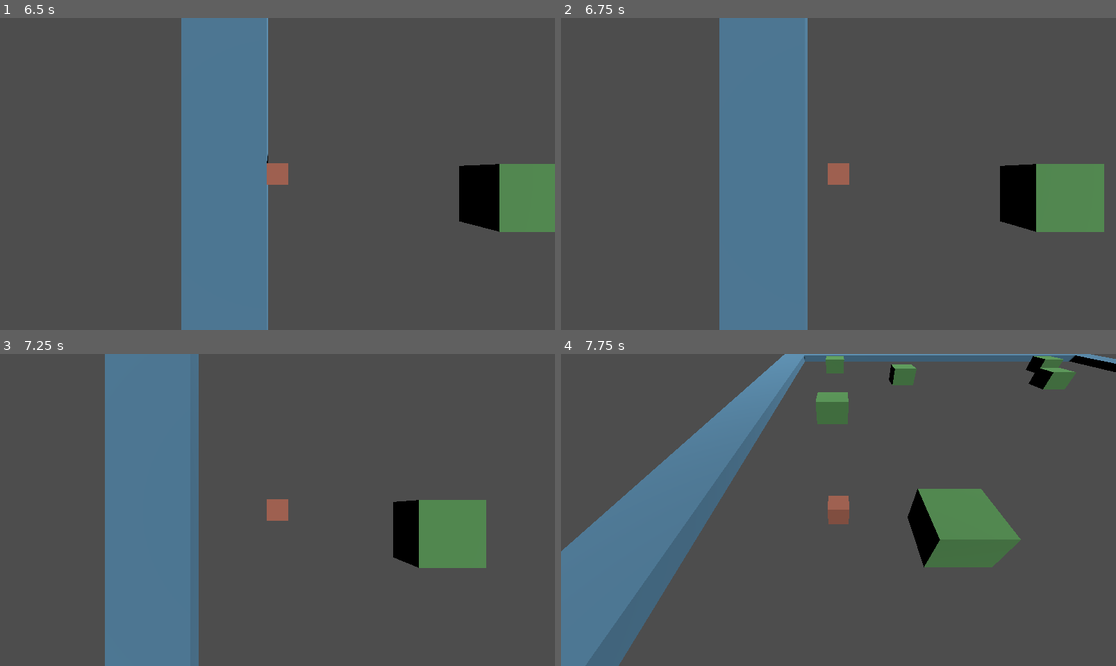
Above: before the commit, frames 1-4 (two rows, left to right).
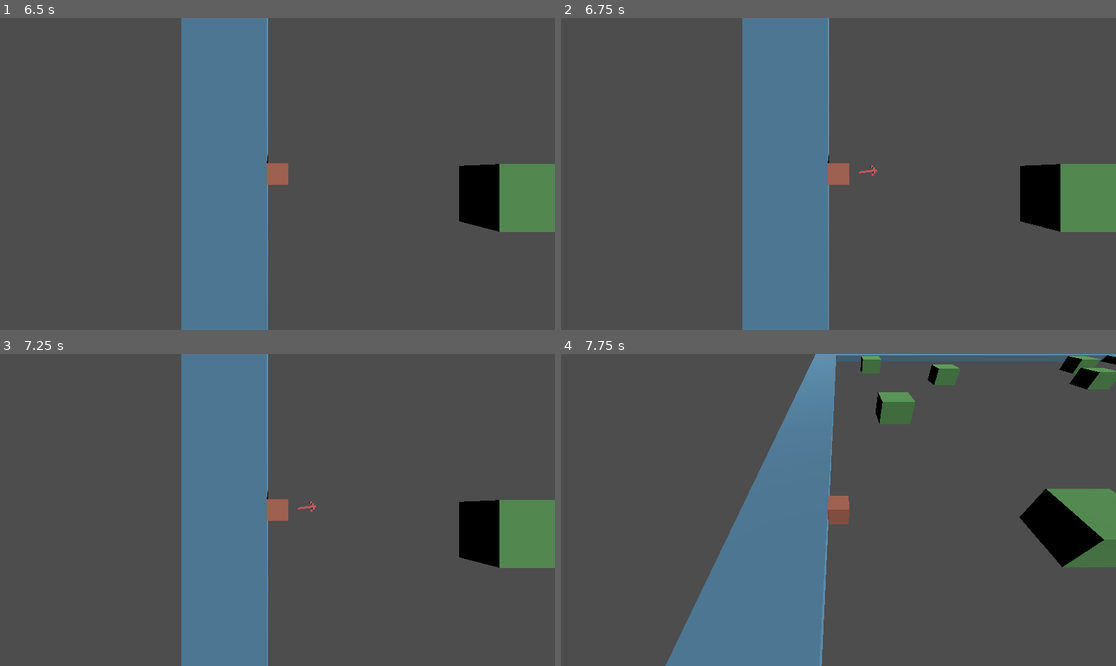
Above: after the commit, the same moments.

Repository: YeeClaw/gravitygame
Game: Godot game, scene res://scenes/main.tscn
Same seed, same stepped clock (60 frames per second), same inputs: the game is played once before the commit and once after it.
Inputs (mouse positions are in pixels of both pictures, inside the frame that each line leads up to):
- Up to frame 1 (6.5 s): move the mouse to (399, 158) at 0.52 s; hold D (actor_right) 0.53-1.28 s; tap Space (actor_release) every 1.5 s from 0.6 to 5.1 s; move the mouse to (166, 189) at 1.27 s; hold S (actor_down) 1.28-2.03 s; tap T (toggle_perspective) every 1.5 s from 1.35 to 5.85 s; move the mouse to (333, 105) at 2.02 s; hold D (actor_right) 2.03-2.78 s; move the mouse to (249, 236) at 2.77 s; hold W (actor_up) 2.78-3.53 s; move the mouse to (444, 220) at 3.52 s; hold A (actor_left) 3.53-5.03 s; move the mouse to (111, 127) at 4.27 s; move the mouse to (305, 174) at 5.02 s; hold S (actor_down) 5.03-5.78 s; tap Enter at 5.75 s; move the mouse to (194, 96) at 5.77 s; hold D (actor_right) from 5.78 s (still down)
- Up to frame 2 (6.75 s): tap Space (actor_release) at 6.5, 6.6 s; move the mouse to (960, 158) at 6.52 s; release D (actor_right) at 6.53 s; hold W (actor_up) from 6.53 s (still down)
- Up to frame 3 (7.25 s): keep holding W (actor_up)
- Up to frame 4 (7.75 s): move the mouse to (727, 525) at 7.27 s; release W (actor_up) at 7.28 s; hold D (actor_right) from 7.28 s (still down); tap T (toggle_perspective) at 7.35 s

Frame 1 is identical in both runs. In frame 2, 10% of the frame differs, in the area x 28-100%, y 0-100%; in frame 3, 33%; in frame 4, 42%, in the area x 0-100%, y 0-100%.
Error after the commit: Invalid type in function 'rotated' in base 'Vector3'. Cannot convert argument 2 from Vector3 to float. (res://scripts/states/grabbing_wall.gd:22)

Commit message:
Change input for player from arrow keys to mouse direction

Diff:
--- a/scripts/states/grabbing_wall.gd
+++ b/scripts/states/grabbing_wall.gd
@@ -18,7 +18,9 @@
 
 func Physics_Update(_delta: float):
 	input_dir = Input.get_vector("actor_left", "actor_right", "actor_up", "actor_down")
-	direction = (character.transform.basis * Vector3(input_dir.x, 0, input_dir.y)).normalized()
+	var direction_angle = character.get_node("TopCamera").physical_mouse_pos
+	direction = Vector3(1, 0, 0).rotated(Vector3(1, 0, 0), direction_angle)
+	#(character.transform.basis * Vector3(input_dir.x, 0, input_dir.y)).normalized()
 
 	check_new_state()
 
